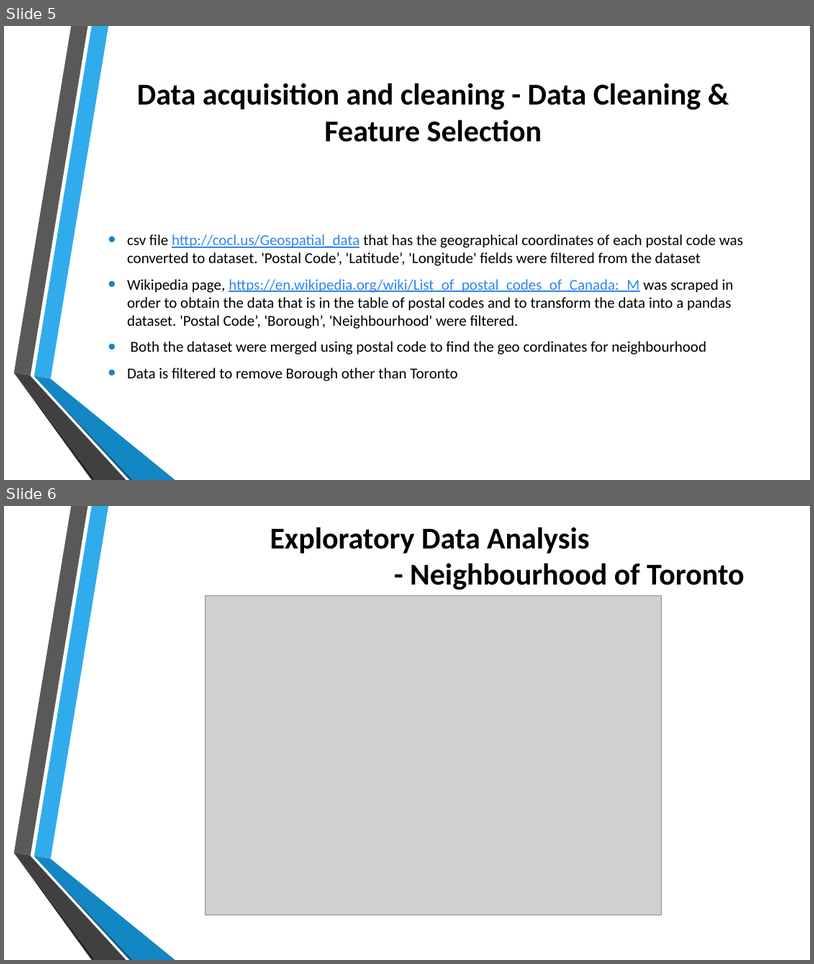
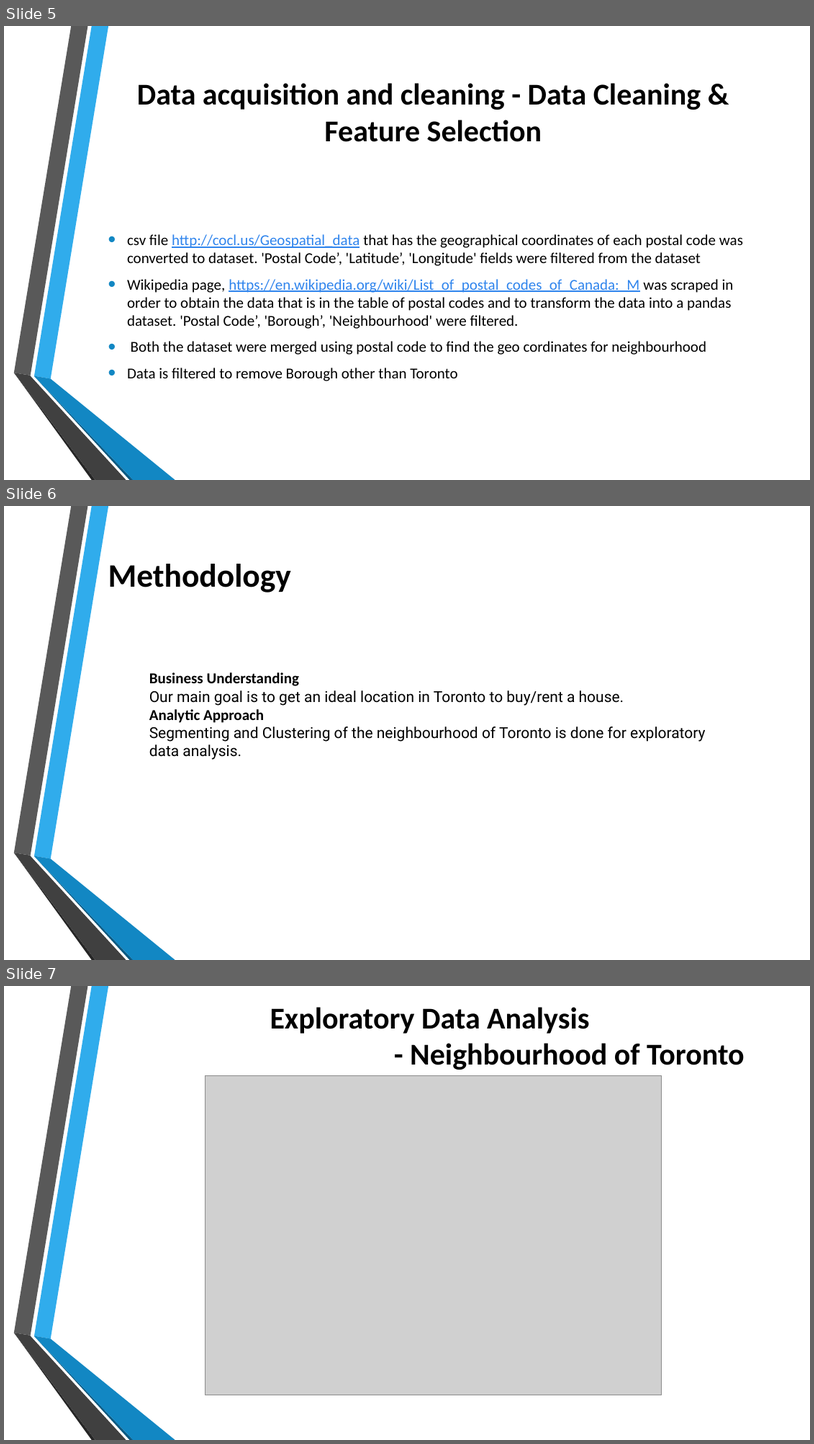
Before and after one commit to steffim88/Coursera_Capstone, a slide deck: Battle of Neighborhoods-Presentation.pptx. Shown one above the other, each under a label of ours: slides 5 and 6 before the commit, slides 5, 6 and 7 after it. The pictures are 814x964 and 814x1444 pixels, drawn with LibreOffice and Linux fonts; fonts in the diff are those of the drawing; grey boxes stand for pictures; background and template pictures are left out. Boxes give left, top, right and bottom in pixels: in the first picture for what was removed or moved away, otherwise in the second. Text is boxed around its words. In the diff, an @@ line names an element or a change of style, - is before the commit and + after.

```diff
--- a/Battle of Neighborhoods-Presentation.pptx
+++ b/Battle of Neighborhoods-Presentation.pptx
@@ slide 6 added at [4, 506, 810, 960], background picture (left out); not listed: 6 template elements that a slide beside it also shows @@
@@ text added at [108, 564, 291, 592], 39 pt, text #000000, bold @@
+Methodology
@@ text added at [149, 672, 705, 759], 18 pt, text #000000 @@
+Business Understanding
+Our main goal is to get an ideal location in Toronto to buy/rent a house.
+Analytic Approach
+Segmenting and Clustering of the neighbourhood of Toronto is done for exploratory data analysis.
@@ what was slide 6 is now slide 7 @@
```
Also in this commit, not shown: 1 slide changed, 1 other slide added.
